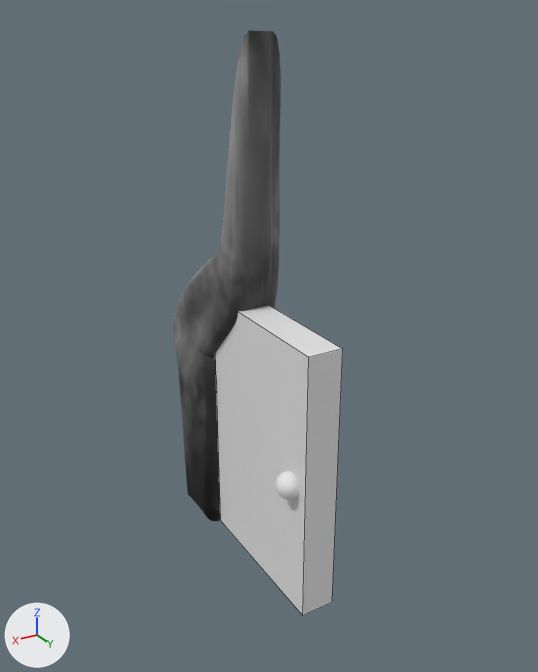
One commit to the Blender file Assets/Door.blend: the scene before it, then after it.
Camera for both pictures: a 50 mm lens placed at (19.3, 31.8, 23.0), pointed at (-0.1, -0.6, 6.8). The lights are fixed; the arrows at lower left show +X, +Y and +Z. Mesh edges are drawn as thin lines on the coarser meshes.

Objects in the first picture: 'BezierCurve.001', 'Door'.
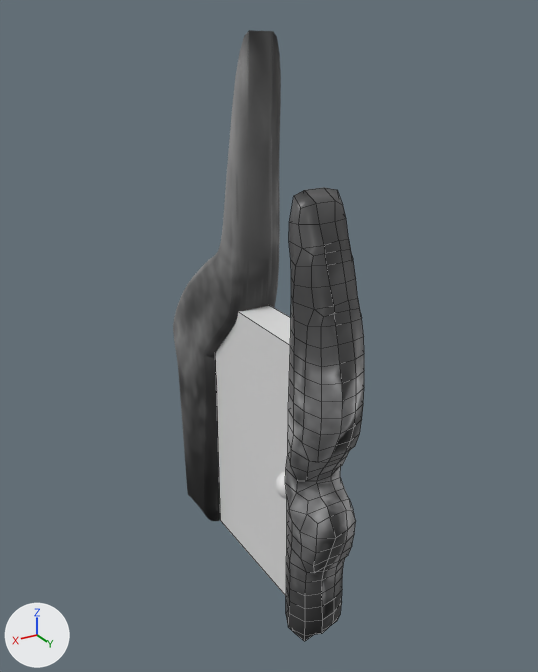
Commit message: Door work.

Edits to the bpy script that builds the scene:
```text
Add img_rightrock:
    img_rightrock = load_image('RightRock', '_unpacked/RightRock', 1024, 1024, 'sRGB')
Add mat_rightrockmat:
    mat_rightrockmat = principled_material('RightRockMat')
    mat_rightrockmat.texture = img_rightrock
    mat_rightrockmat.roughness = 0.4
Add me_nurbscurve:
    me_nurbscurve.from_pydata(...)  # 332 vertices, 330 faces; spans x -10.3..13.5, y -0.2..3.5, z -1.8..1.5
    me_nurbscurve.polygons.foreach_set('use_smooth', [True] * 330)
    me_nurbscurve.materials.append(mat_rightrockmat)  # picture img_rightrock
Add ob_nurbscurve:
    ob_nurbscurve = bpy.data.objects.new('NurbsCurve', me_nurbscurve)
    ob_nurbscurve.location = (0.94, 4.88, 2.62)
    ob_nurbscurve.rotation_euler = (0.0, -1.571, 0.0)  # degrees (0, -90, 0)
```

Where the change shows, as pixel boxes [x1, y1, x2, y2] in the pictures (538 x 672 px):
'NurbsCurve', added
    after: [285, 188, 364, 642]
